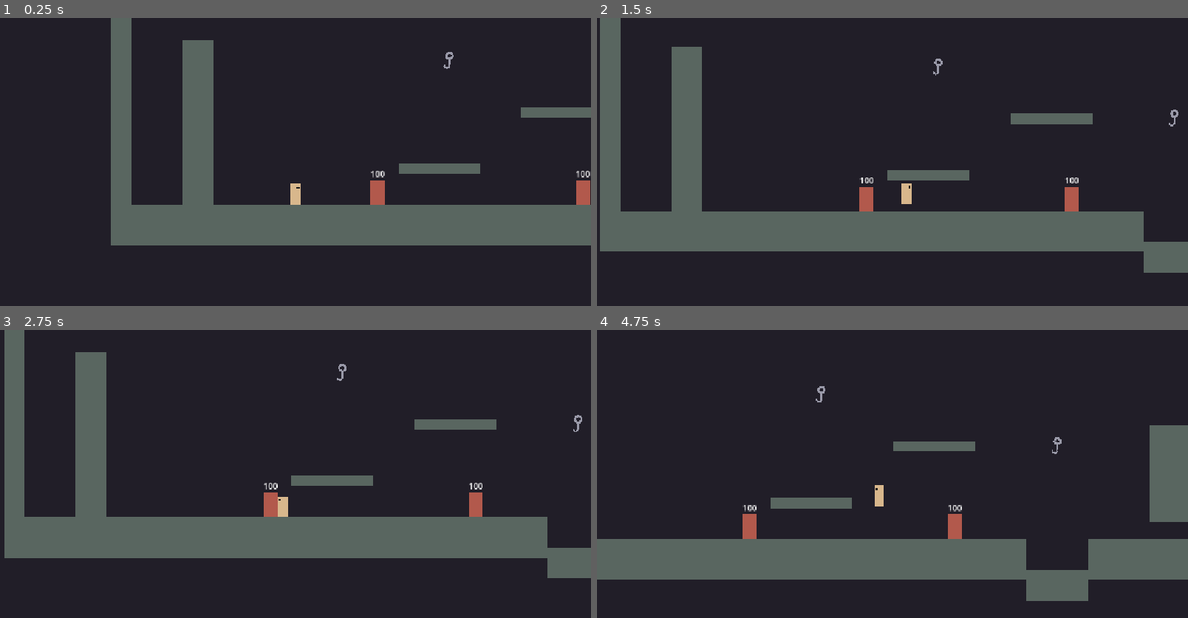
Above: before the commit, frames 1-4 (two rows, left to right).
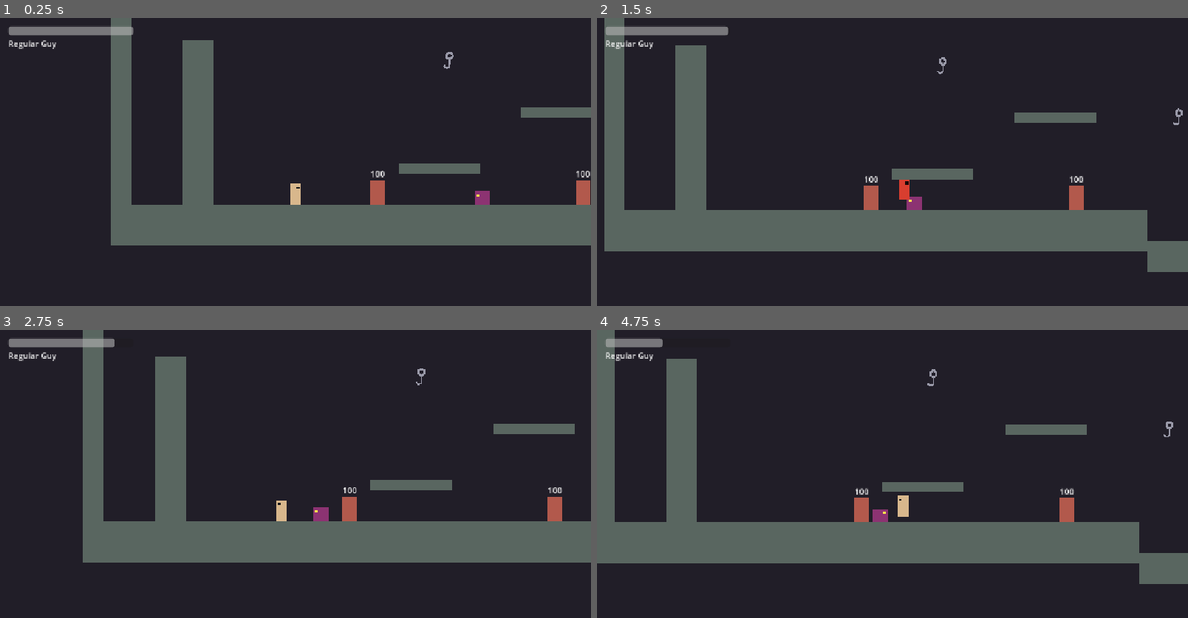
Above: after the commit, the same moments.

Repository: Alexander-Chavez97/MVM
Game: Godot game, scene res://scenes/test_room.tscn
Two runs of this game, one before a commit and one after it. Both use one fixed random seed, a clock stepped at 60 frames per second and the inputs below. The project has no main scene, so this scene is started directly.
Inputs:
- Up to frame 1 (0.25 s): no input
- Up to frame 2 (1.5 s): hold Space (jump) 0.53-1.28 s; hold D (move_right) from 0.53 s (still down); tap J (attack) at 0.6 s; tap Space (jump) at 1.35 s
- Up to frame 3 (2.75 s): tap Space (jump) at 1.52, 1.82 s; tap J (attack) at 1.55, 2.1 s; release D (move_right) at 2.03 s; hold A (move_left) from 2.03 s (still down); hold Space (jump) from 2.03 s (still down)
- Up to frame 4 (4.75 s): release A (move_left) at 2.78 s; release Space (jump) at 2.78 s; hold D (move_right) 2.78-4.28 s; tap Q (hold_chupacabra) at 2.85 s; tap Space (jump) at 3.02, 3.32, 4.52 s; tap J (attack) at 3.05, 4.55 s; hold Space (jump) 3.53-4.28 s; tap E (hold_wendigo) at 3.6 s; hold A (move_left) from 4.28 s (still down); tap K (special) at 4.35 s

The runs differ from the first frame. In frame 1, 0.9% of the frame differs, in the area x 1-83%, y 3-65%; in frame 2, 4.2%; in frame 3, 15%; in frame 4, 23%, in the area x 0-100%, y 0-95%.

Commit message:
Player health, hurt/i-frames, walker enemy, HUD; keep asset folders

Diff:
--- /dev/null
+++ b/scenes/hud.tscn
@@ -0,0 +1,25 @@
+[gd_scene format=3]
+
+[ext_resource type="Script" path="res://scripts/hud.gd" id="1_hud"]
+
+[node name="HUD" type="CanvasLayer"]
+script = ExtResource("1_hud")
+
+[node name="Margin" type="MarginContainer" parent="."]
+offset_right = 260.0
+offset_bottom = 70.0
+theme_override_constants/margin_left = 16
+theme_override_constants/margin_top = 16
+
+[node name="VBox" type="VBoxContainer" parent="Margin"]
+layout_mode = 2
+
+[node name="HealthBar" type="ProgressBar" parent="Margin/VBox"]
+custom_minimum_size = Vector2(220, 18)
+layout_mode = 2
+value = 100.0
+show_percentage = false
+
+[node name="FormLabel" type="Label" parent="Margin/VBox"]
+layout_mode = 2
+text = "Regular Guy"
--- a/scenes/player.tscn
+++ b/scenes/player.tscn
@@ -6,12 +6,17 @@
 [ext_resource type="Resource" path="res://resources/forms/wendigo.tres" id="4_wendigo"]
 [ext_resource type="Resource" path="res://resources/forms/chupacabra.tres" id="5_chupa"]
 [ext_resource type="Script" path="res://scripts/hitbox.gd" id="6_hitbox"]
+[ext_resource type="Script" path="res://scripts/hurtbox.gd" id="7_hurtbox"]
+[ext_resource type="Script" path="res://scripts/health.gd" id="8_health"]
 
 [sub_resource type="RectangleShape2D" id="RectangleShape2D_body"]
 size = Vector2(20, 40)
 
 [sub_resource type="RectangleShape2D" id="RectangleShape2D_hit"]
 size = Vector2(44, 36)
+
+[sub_resource type="RectangleShape2D" id="RectangleShape2D_hurt"]
+size = Vector2(16, 36)
 
 [node name="Player" type="CharacterBody2D"]
 collision_layer = 16
@@ -53,3 +58,15 @@
 [node name="Slash" type="Polygon2D" parent="Hitbox"]
 visible = false
 color = Color(1, 1, 1, 0.3)
+
+[node name="Health" type="Node" parent="."]
+script = ExtResource("8_health")
+
+[node name="Hurtbox" type="Area2D" parent="."]
+collision_layer = 2
+collision_mask = 0
+script = ExtResource("7_hurtbox")
+
+[node name="CollisionShape2D" type="CollisionShape2D" parent="Hurtbox"]
+position = Vector2(0, -20)
+shape = SubResource("RectangleShape2D_hurt")
--- a/scenes/test_room.tscn
+++ b/scenes/test_room.tscn
@@ -3,6 +3,8 @@
 [ext_resource type="PackedScene" path="res://scenes/player.tscn" id="1_player"]
 [ext_resource type="PackedScene" path="res://scenes/grapple_point.tscn" id="2_grapple"]
 [ext_resource type="PackedScene" path="res://scenes/dummy.tscn" id="3_dummy"]
+[ext_resource type="PackedScene" path="res://scenes/walker.tscn" id="4_walker"]
+[ext_resource type="PackedScene" path="res://scenes/hud.tscn" id="5_hud"]
 
 [sub_resource type="RectangleShape2D" id="Shape_FloorLeft"]
 size = Vector2(1020, 80)
@@ -146,5 +148,13 @@
 [node name="Dummy3" parent="." instance=ExtResource("3_dummy")]
 position = Vector2(1220, 520)
 
+[node name="Walker1" parent="." instance=ExtResource("4_walker")]
+position = Vector2(380, 520)
+
+[node name="Walker2" parent="." instance=ExtResource("4_walker")]
+position = Vector2(900, 520)
+
+[node name="HUD" parent="." instance=ExtResource("5_hud")]
+
 [node name="Player" parent="." instance=ExtResource("1_player")]
 position = Vector2(0, 520)
--- /dev/null
+++ b/scenes/walker.tscn
@@ -0,0 +1,54 @@
+[gd_scene format=3]
+
+[ext_resource type="Script" path="res://scripts/walker.gd" id="1_walker"]
+[ext_resource type="Script" path="res://scripts/health.gd" id="2_health"]
+[ext_resource type="Script" path="res://scripts/hurtbox.gd" id="3_hurtbox"]
+[ext_resource type="Script" path="res://scripts/hitbox.gd" id="4_hitbox"]
+
+[sub_resource type="RectangleShape2D" id="RectangleShape2D_body"]
+size = Vector2(30, 26)
+
+[sub_resource type="RectangleShape2D" id="RectangleShape2D_hurt"]
+size = Vector2(30, 26)
+
+[sub_resource type="RectangleShape2D" id="RectangleShape2D_contact"]
+size = Vector2(24, 20)
+
+[node name="Walker" type="CharacterBody2D"]
+collision_layer = 8
+script = ExtResource("1_walker")
+
+[node name="CollisionShape2D" type="CollisionShape2D" parent="."]
+position = Vector2(0, -13)
+shape = SubResource("RectangleShape2D_body")
+
+[node name="Body" type="Polygon2D" parent="."]
+color = Color(0.55, 0.2, 0.45, 1)
+polygon = PackedVector2Array(-15, -26, 15, -26, 15, 0, -15, 0)
+
+[node name="Eye" type="Polygon2D" parent="Body"]
+color = Color(1, 0.9, 0.3, 1)
+polygon = PackedVector2Array(-12, -21, -6, -21, -6, -16, -12, -16)
+
+[node name="Health" type="Node" parent="."]
+script = ExtResource("2_health")
+max_health = 40.0
+
+[node name="Hurtbox" type="Area2D" parent="."]
+collision_layer = 4
+collision_mask = 0
+script = ExtResource("3_hurtbox")
+
+[node name="CollisionShape2D" type="CollisionShape2D" parent="Hurtbox"]
+position = Vector2(0, -13)
+shape = SubResource("RectangleShape2D_hurt")
+
+[node name="ContactHitbox" type="Area2D" parent="."]
+collision_layer = 0
+collision_mask = 2
+script = ExtResource("4_hitbox")
+continuous = true
+
+[node name="CollisionShape2D" type="CollisionShape2D" parent="ContactHitbox"]
+position = Vector2(0, -13)
+shape = SubResource("RectangleShape2D_contact")
--- a/scripts/hitbox.gd
+++ b/scripts/hitbox.gd
@@ -5,6 +5,10 @@
 ## (player attacks: enemy hurtboxes = layer 3; enemy attacks: player hurtbox = layer 2).
 
 signal hit_landed(hurtbox: Hurtbox)
+
+## Contact damage (enemy bodies): keeps hitting whatever overlaps it, every frame.
+## The target's invincibility frames are what stop it from hitting every frame.
+@export var continuous := false
 
 var damage := 0.0
 var knockback := Vector2.ZERO
@@ -40,8 +44,9 @@
 		return
 	for area in get_overlapping_areas():
 		var hurtbox := area as Hurtbox
-		if hurtbox == null or hurtbox in _already_hit:
+		if hurtbox == null or (not continuous and hurtbox in _already_hit):
 			continue
-		_already_hit.append(hurtbox)
+		if not continuous:
+			_already_hit.append(hurtbox)
 		if hurtbox.receive_hit(damage, knockback, self):
 			hit_landed.emit(hurtbox)
--- /dev/null
+++ b/scripts/hud.gd
@@ -0,0 +1,30 @@
+extends CanvasLayer
+## Health bar + current form name. Finds the player through the "player" group.
+
+@onready var health_bar: ProgressBar = $Margin/VBox/HealthBar
+@onready var form_label: Label = $Margin/VBox/FormLabel
+
+
+func _ready() -> void:
+	_connect_player.call_deferred()   # wait a frame so the player has run its _ready
+
+
+func _connect_player() -> void:
+	var player := get_tree().get_first_node_in_group("player")
+	if player == null:
+		push_warning("HUD: no node in group 'player'")
+		return
+	player.health.changed.connect(_on_health_changed)
+	player.form_changed.connect(_on_form_changed)
+	health_bar.max_value = player.health.max_health
+	health_bar.value = player.health.current
+	_on_form_changed(player.form)
+
+
+func _on_health_changed(current: float, max_value: float) -> void:
+	health_bar.max_value = max_value
+	create_tween().tween_property(health_bar, "value", current, 0.15)
+
+
+func _on_form_changed(form: FormData) -> void:
+	form_label.text = form.form_name
--- a/scripts/player.gd
+++ b/scripts/player.gd
@@ -11,12 +11,13 @@
 signal state_changed(old_state: State, new_state: State)
 signal form_changed(form: FormData)
 signal swap_blocked
-
-enum State { IDLE, RUN, JUMP, FALL, CLIMB, DASH, SWING, ATTACK }
+signal died
+
+enum State { IDLE, RUN, JUMP, FALL, CLIMB, DASH, SWING, ATTACK, HURT }
 enum AttackPhase { STARTUP, ACTIVE, RECOVERY }
 # IDLE/RUN/JUMP/FALL are worked out from movement each frame (see _update_state).
 # The rest are entered and exited explicitly with _set_state.
-const EXPLICIT_STATES := [State.CLIMB, State.DASH, State.SWING, State.ATTACK]
+const EXPLICIT_STATES := [State.CLIMB, State.DASH, State.SWING, State.ATTACK, State.HURT]
 
 @export var forms: Array[FormData] = []
 @export var unlocked: Array[bool] = [true, true, true]  ## testing: all on. Final game: [true, false, false]
@@ -28,6 +29,13 @@
 @export var attack_buffer_time := 0.15       ## s an attack press is remembered (lets combos be mashed)
 @export var switch_bonus_time := 1.0         ## s after switching forms where hits do bonus damage
 @export var switch_bonus_multiplier := 1.5
+
+@export_group("Getting hit")
+@export var hurt_time := 0.25                ## s you lose control after being hit
+@export var invincibility_time := 1.0        ## s you can't be hit again (you blink)
+@export var hurt_knockback := Vector2(300, -250)   ## px/s away from whatever hit you
+@export var respawn_delay := 1.0
+@export var kill_y := 1500.0                 ## falling below this y kills you
 
 var state := State.IDLE
 var form: FormData
@@ -60,6 +68,10 @@
 var _combo_index := 0
 var _switch_bonus_timer := 0.0
 var _shake := 0.0
+var respawn_position := Vector2.ZERO   # set_checkpoint() changes this
+var _hurt_timer := 0.0
+var _iframe_timer := 0.0
+var _dead := false
 
 @onready var collision: CollisionShape2D = $CollisionShape2D
 @onready var body: Node2D = $Body
@@ -69,6 +81,9 @@
 @onready var hitbox: Hitbox = $Hitbox
 @onready var slash: Polygon2D = $Hitbox/Slash
 @onready var camera: Camera2D = $Camera2D
+@onready var health: Health = $Health
+@onready var hurtbox: Hurtbox = $Hurtbox
+@onready var hurt_shape: CollisionShape2D = $Hurtbox/CollisionShape2D
 
 
 func _ready() -> void:
@@ -76,6 +91,11 @@
 		push_error("Player has no forms assigned")
 		return
 	collision.shape = collision.shape.duplicate()  # don't edit the shared resource
+	hurt_shape.shape = hurt_shape.shape.duplicate()
+	add_to_group("player")
+	respawn_position = global_position
+	hurtbox.hit_received.connect(_on_hurt)
+	health.died.connect(_on_died)
 	_rope = Line2D.new()
 	_rope.top_level = true     # points are in world coordinates
 	_rope.width = 2.0
@@ -97,6 +117,8 @@
 			_swing_move(delta)
 		State.ATTACK:
 			_attack_move(delta)
+		State.HURT:
+			_hurt_move(delta)
 		_:
 			if not _try_start_dash() and not _try_start_swing() and not _try_start_attack():
 				_handle_jump(delta)
@@ -107,7 +129,7 @@
 		_climb_check()
 	elif state == State.SWING:
 		_swing_constrain()
-	elif state != State.DASH and state != State.ATTACK:
+	elif state not in [State.DASH, State.ATTACK, State.HURT]:
 		if is_on_ceiling() and velocity.y < 0.0:
 			_end_jump()
 		_try_start_climb()
@@ -115,6 +137,9 @@
 	_update_grapple_target()
 	_update_rope()
 	_update_state()
+	hurtbox.invincible = _dead or _iframe_timer > 0.0 or state == State.DASH   # dash = dodge
+	if global_position.y > kill_y and not _dead:
+		health.take_damage(health.current)   # fell out of the world
 
 
 # ---------------------------------------------------------------- state machine
@@ -189,6 +214,8 @@
 	if _swap_timer > 0.0:
 		return false
 	if state == State.ATTACK and _attack_phase != AttackPhase.RECOVERY:
+		return false
+	if state == State.HURT:
 		return false   # can't switch mid-swing; it happens as soon as recovery starts (DMC-style cancel)
 	var offset = _find_fit_offset(forms[index].collision_size)
 	if offset == null:
@@ -218,6 +245,9 @@
 	var size := form.collision_size
 	(collision.shape as RectangleShape2D).size = size
 	collision.position = Vector2(0, -size.y / 2.0)   # keep the box standing on the feet
+	# Hurtbox a bit smaller than the body, so near-misses don't count as hits
+	(hurt_shape.shape as RectangleShape2D).size = (size - Vector2(4, 4)).max(Vector2(4, 4))
+	hurt_shape.position = collision.position
 
 	# Placeholder rectangle until real art is assigned
 	var hw := size.x / 2.0
@@ -274,6 +304,7 @@
 	_wall_jump_lock = maxf(_wall_jump_lock - delta, 0.0)
 	_dash_cooldown_timer = maxf(_dash_cooldown_timer - delta, 0.0)
 	_switch_bonus_timer = maxf(_switch_bonus_timer - delta, 0.0)
+	_iframe_timer = maxf(_iframe_timer - delta, 0.0)
 	if Input.is_action_just_pressed("attack"):
 		_attack_buffer_timer = attack_buffer_time
 	else:
@@ -681,9 +712,79 @@
 
 
 func _process(delta: float) -> void:
+	# Blink while invincible after a hit (self_modulate so it doesn't fight the flash/death fade)
+	if _iframe_timer > 0.0 and not _dead:
+		body.self_modulate.a = 0.3 if fmod(_iframe_timer, 0.14) < 0.07 else 1.0
+	elif body.self_modulate.a != 1.0:
+		body.self_modulate.a = 1.0
 	# Camera shake (decays quickly)
 	if _shake > 0.0:
 		_shake = maxf(_shake - 30.0 * delta, 0.0)
 		camera.offset = Vector2(randf_range(-1.0, 1.0), randf_range(-1.0, 1.0)) * _shake
 	elif camera.offset != Vector2.ZERO:
 		camera.offset = Vector2.ZERO
+
+
+# ---------------------------------------------------------------- getting hit
+
+func set_checkpoint(pos: Vector2) -> void:
+	respawn_position = pos
+
+
+## Hurtbox got hit. Damage is divided by the form's health_multiplier,
+## so the Wendigo (2.0) takes half damage and the Chupacabra (0.6) takes ~1.7x.
+func _on_hurt(damage: float, _knockback: Vector2, source: Hitbox) -> void:
+	if _dead:
+		return
+	# Knocked away from whatever hit you (Hollow Knight style: fixed strength, not the attacker's)
+	var from_x := source.global_position.x if source != null else global_position.x + facing
+	var dir := signf(global_position.x - from_x)
+	if dir == 0.0:
+		dir = -facing
+
+	# Drop whatever you were doing
+	match state:
+		State.ATTACK:
+			_end_attack()
+		State.SWING:
+			_release_swing(false)
+		State.DASH:
+			_end_dash()
+	_is_jumping = false
+	_launched = false
+
+	_iframe_timer = invincibility_time
+	health.take_damage(damage / form.health_multiplier)
+	if _dead:
+		return   # _on_died already took over
+	velocity = Vector2(dir * hurt_knockback.x, hurt_knockback.y)
+	_hurt_timer = hurt_time
+	_set_state(State.HURT)
+	_flash(Color(1, 0.25, 0.25))
+	Juice.hitstop(self, 0.08)
+	_shake = maxf(_shake, 5.0)
+
+
+func _hurt_move(delta: float) -> void:
+	_hurt_timer -= delta
+	_apply_gravity(delta)
+	if is_on_floor():
+		velocity.x = move_toward(velocity.x, 0.0, 1500.0 * delta)
+	if _hurt_timer <= 0.0 and not _dead:
+		_set_state(State.FALL)
+
+
+func _on_died() -> void:
+	_dead = true
+	died.emit()
+	_set_state(State.HURT)
+	velocity.x = 0.0
+	create_tween().tween_property(body, "modulate:a", 0.0, 0.4)
+	await get_tree().create_timer(respawn_delay).timeout
+	global_position = respawn_position
+	velocity = Vector2.ZERO
+	health.heal_full()
+	body.modulate.a = 1.0
+	_dead = false
+	_iframe_timer = invincibility_time   # a moment of safety after respawning
+	_set_state(State.FALL)
--- /dev/null
+++ b/scripts/walker.gd
@@ -0,0 +1,96 @@
+extends CharacterBody2D
+## Basic enemy: patrols back and forth, chases the player when they're close and on its level,
+## and hurts on touch. Won't walk off ledges. Built from the same Health/Hurtbox/Hitbox pieces as everything else.
+
+@export var patrol_speed := 60.0
+@export var chase_speed := 140.0
+@export var chase_range := 240.0        ## px horizontal distance to start chasing
+@export var chase_height := 80.0        ## px; only chases if the player is roughly on its level
+@export var contact_damage := 15.0
+@export var gravity := 2200.0
+@export var stagger_time := 0.25        ## s it stops moving after being hit
+@export var friction := 1600.0          ## px/s² slowdown from knockback
+
+var dir := -1.0
+var _stagger := 0.0
+var _color := Color.WHITE
+
+@onready var health: Health = $Health
+@onready var hurtbox: Hurtbox = $Hurtbox
+@onready var contact: Hitbox = $ContactHitbox
+@onready var body: Polygon2D = $Body
+@onready var shape: CollisionShape2D = $CollisionShape2D
+
+
+func _ready() -> void:
+	_color = body.color
+	hurtbox.hit_received.connect(_on_hit)
+	health.died.connect(_on_died)
+	contact.activate(contact_damage, Vector2.ZERO)   # always on; the player's i-frames stop repeat hits
+
+
+func _physics_process(delta: float) -> void:
+	if not is_on_floor():
+		velocity.y += gravity * delta
+
+	if _stagger > 0.0:
+		_stagger -= delta
+		if is_on_floor():
+			velocity.x = move_toward(velocity.x, 0.0, friction * delta)
+	else:
+		var speed := patrol_speed
+		var player := _player_in_range()
+		if player != null:
+			var to_player := signf(player.global_position.x - global_position.x)
+			if to_player != 0.0:
+				dir = to_player
+			speed = chase_speed
+		if is_on_floor() and (_wall_ahead() or not _ground_ahead()):
+			if player != null:
+				speed = 0.0   # chasing: wait at the edge instead of jumping off
+			else:
+				dir = -dir    # patrolling: turn around
+		velocity.x = dir * speed
+
+	body.scale.x = -dir   # art faces left by default
+	move_and_slide()
+
+
+func _player_in_range() -> Node2D:
+	var player := get_tree().get_first_node_in_group("player") as Node2D
+	if player == null or player.health.is_dead():
+		return null
+	var d := player.global_position - global_position
+	if absf(d.x) < chase_range and absf(d.y) < chase_height:
+		return player
+	return null
+
+
+func _wall_ahead() -> bool:
+	return is_on_wall() and signf(get_wall_normal().x) == -dir
+
+
+## Ray straight down just past the front foot.
+func _ground_ahead() -> bool:
+	var half_w := (shape.shape as RectangleShape2D).size.x / 2.0
+	var from := global_position + Vector2(dir * (half_w + 2.0), -4.0)
+	var ray := PhysicsRayQueryParameters2D.create(from, from + Vector2(0, 20), collision_mask, [get_rid()])
+	return not get_world_2d().direct_space_state.intersect_ray(ray).is_empty()
+
+
+func _on_hit(damage: float, knockback: Vector2, _source: Hitbox) -> void:
+	health.take_damage(damage)
+	velocity = knockback
+	_stagger = stagger_time
+	body.color = Color(3, 3, 3)
+	create_tween().tween_property(body, "color", _color, 0.12)
+
+
+func _on_died() -> void:
+	contact.deactivate()
+	hurtbox.invincible = true
+	set_physics_process(false)
+	var t := create_tween().set_parallel()
+	t.tween_property(body, "modulate:a", 0.0, 0.3)
+	t.tween_property(body, "scale:y", 0.2, 0.3)
+	t.chain().tween_callback(queue_free)
Not shown, added: scripts/hud.gd.uid
Not shown, added: scripts/walker.gd.uid
Not shown, added: assets/audio/.gitkeep
Not shown, added: assets/sprites/.gitkeep
